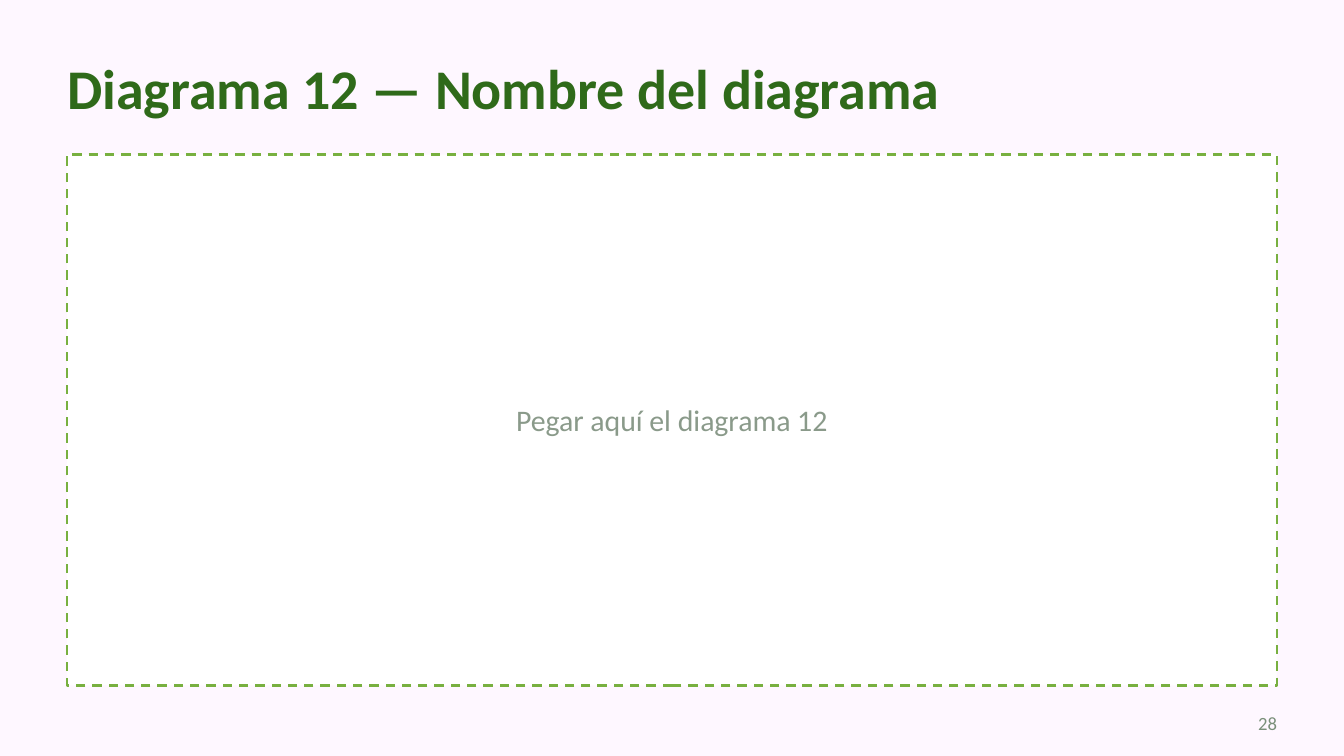
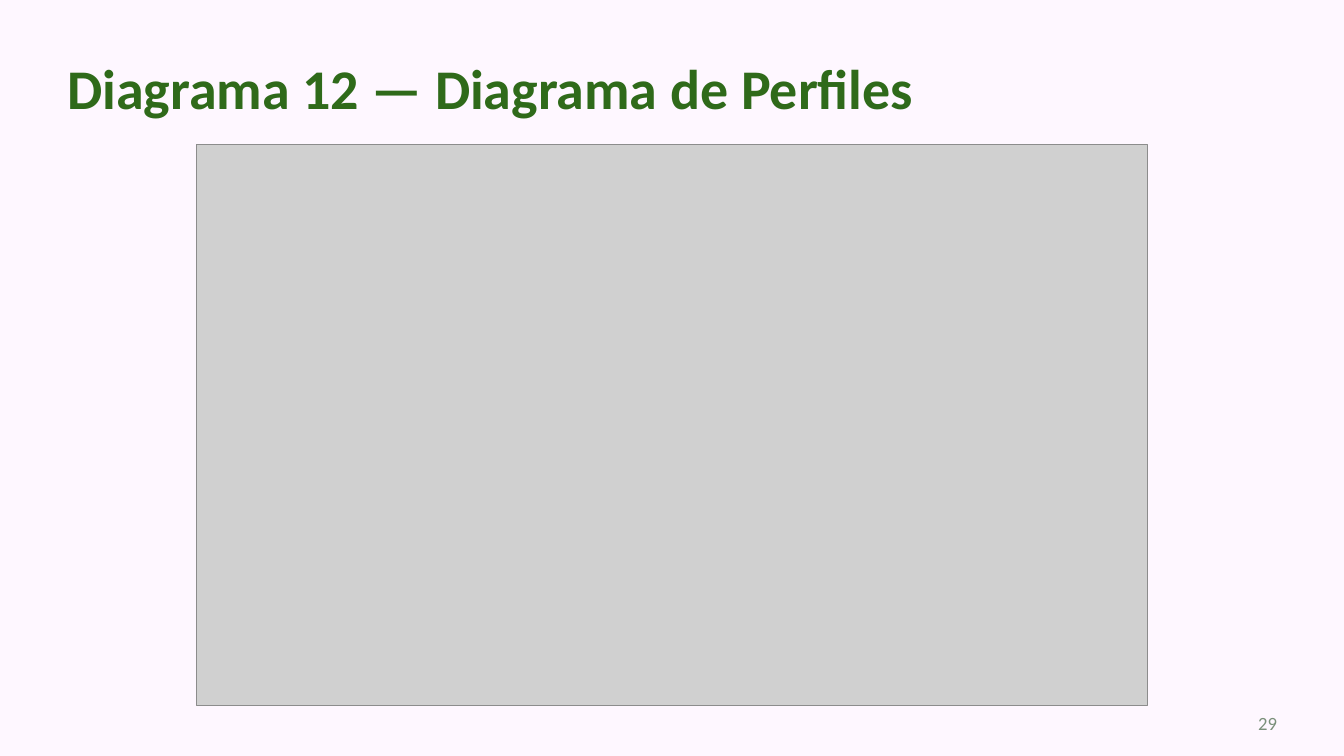
Before and after one commit to Zylohw/Leaf-Counter, a slide deck: slide 29 of docs/Presentacion/Leaf_Presentacion_v1.pptx (slide 28 before the commit). Drawn at 1344x756 pixels with LibreOffice and Linux fonts; fonts in the diff are those of the drawing; grey boxes stand for pictures. Boxes give left, top, right and bottom in pixels: in the first picture for what was removed or moved away, otherwise in the second. Text is boxed around its words. In the diff, an @@ line names an element or a change of style, - is before the commit and + after.

```diff
--- a/docs/Presentacion/Leaf_Presentacion_v1.pptx
+++ b/docs/Presentacion/Leaf_Presentacion_v1.pptx
@@ title at (67, 69, 913, 119): text changed @@
-Diagrama 12 — Nombre del diagrama
+Diagrama 12 — Diagrama de Perfiles
@@ picture added at (196, 144, 1146, 706) @@
@@ rectangle removed at (67, 155, 1277, 685) @@
@@ text removed at (516, 410, 827, 436) @@
-Pegar aquí el diagrama 12
@@ page number at (1258, 718, 1277, 730): text changed @@
-28
+29
```
Also in this commit, not shown: 28 other slides changed, 2 slides added, 5 slides removed, 1 other file.
